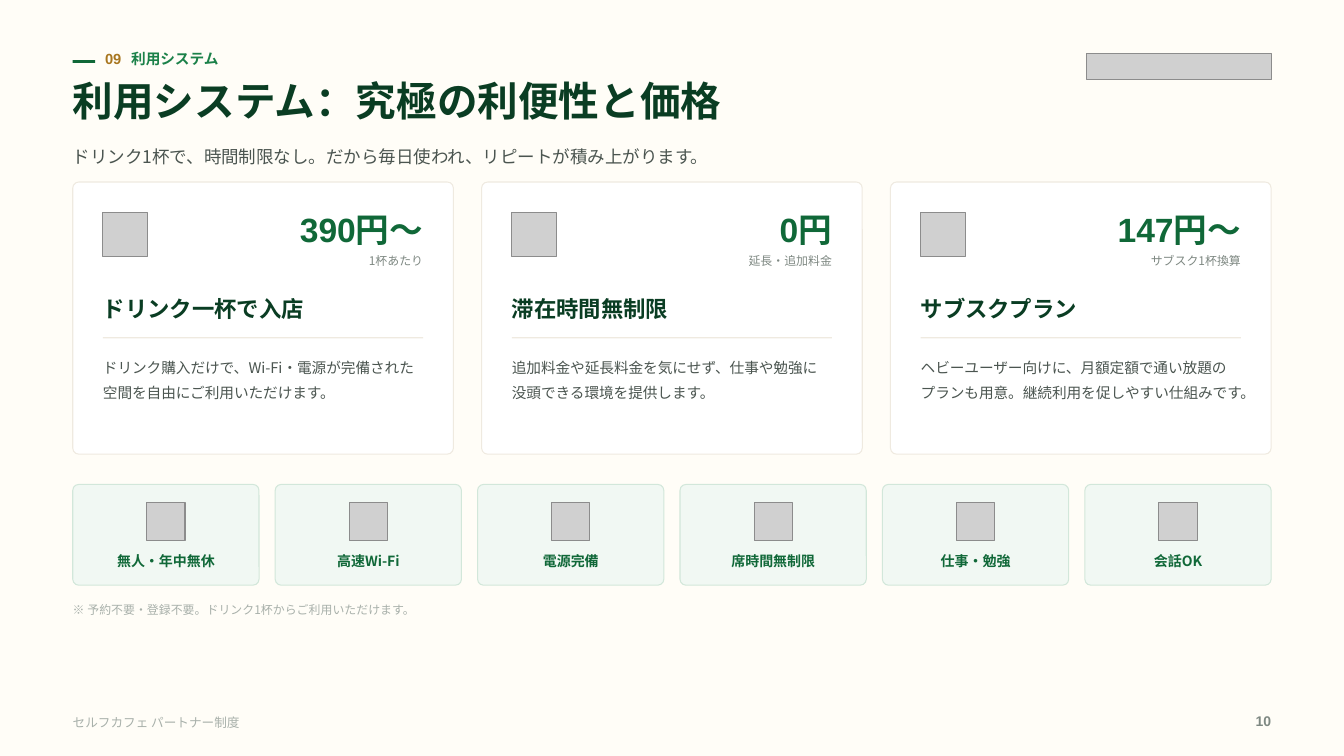
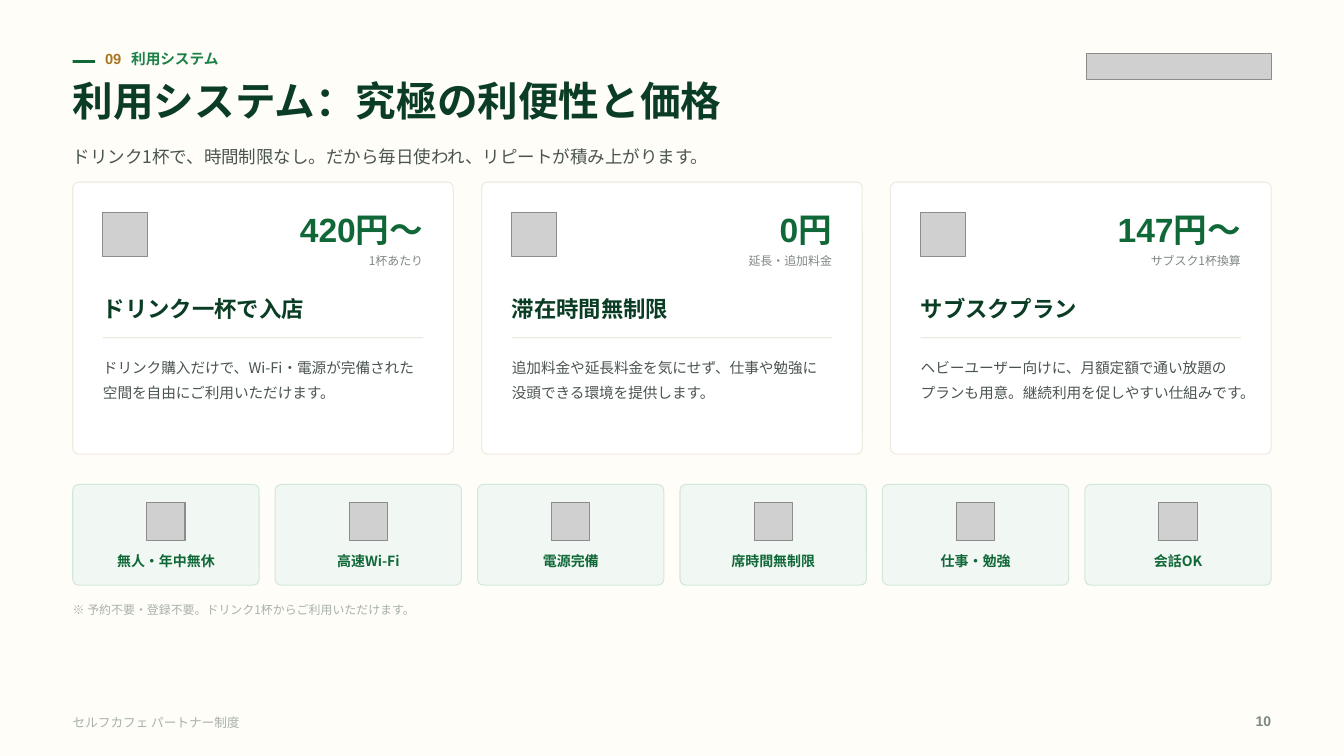
Before and after one commit to a5408071-cmd/suzuki-ceo, a slide deck: slide 10 of selfcafe-partner-deck/selfcafe-partner-deck.pptx. Drawn at 1344x756 pixels with LibreOffice and Linux fonts; fonts in the diff are those of the drawing; grey boxes stand for pictures. Boxes give left, top, right and bottom in pixels: in the first picture for what was removed or moved away, otherwise in the second. Text is boxed around its words. In the diff, an @@ line names an element or a change of style, - is before the commit and + after.

```diff
--- a/selfcafe-partner-deck/selfcafe-partner-deck.pptx
+++ b/selfcafe-partner-deck/selfcafe-partner-deck.pptx
@@ text at bbox=[300, 215, 423, 245]: text changed @@
-390円〜
+420円〜
```
Also in this commit, not shown: 5 other slides changed, 5 other files.
